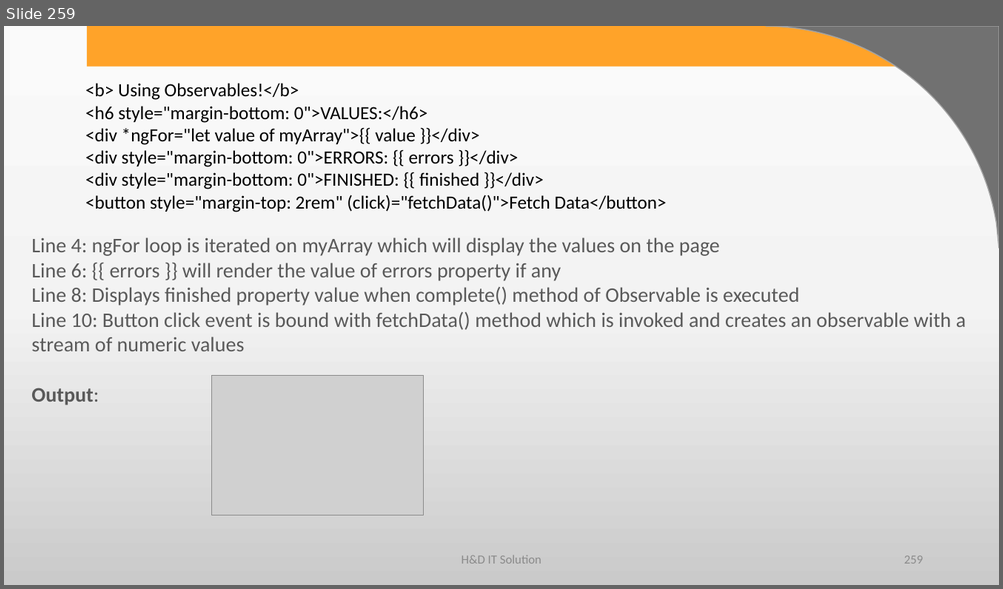
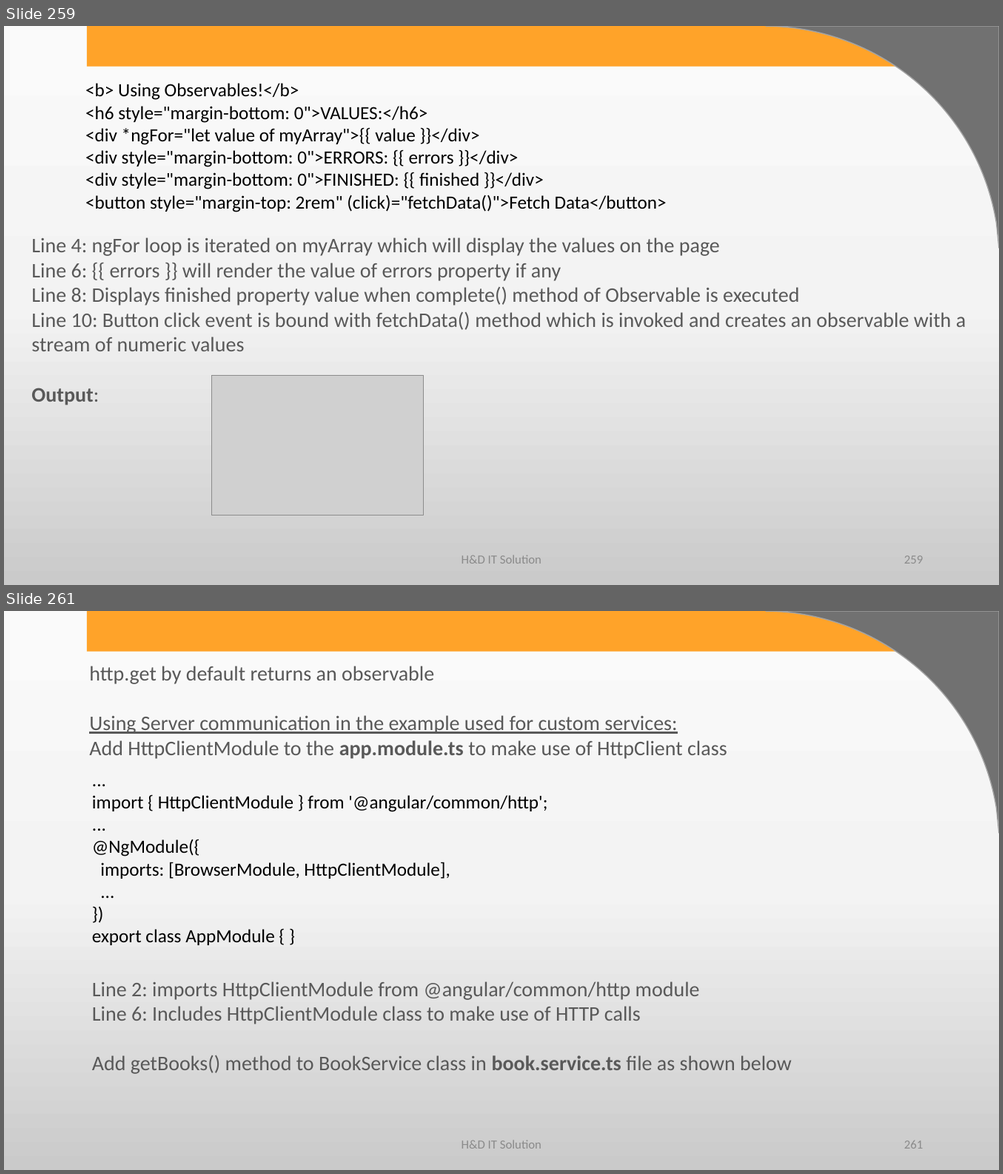
Before and after one commit to harshadasawant/forms, a slide deck: ppt/ANGULAR.pptx. Shown one above the other, each under a label of ours: slide 259 before the commit, slides 259 and 261 after it; the slides between them are not shown. The pictures are 1003x589 and 1003x1174 pixels, drawn with LibreOffice and Linux fonts; fonts in the diff are those of the drawing; grey boxes stand for pictures; background and template pictures are left out. Boxes give left, top, right and bottom in pixels: in the first picture for what was removed or moved away, otherwise in the second. Text is boxed around its words. In the diff, an @@ line names an element or a change of style, - is before the commit and + after.

```diff
--- a/ppt/ANGULAR.pptx
+++ b/ppt/ANGULAR.pptx
@@ slide 261 added at (4, 611, 999, 1170), background gradient #FBFBFB to #F4F4F4 to #CBCBCB; not listed: 2 template elements that a slide beside it also shows @@
@@ text added at (89, 666, 727, 759), 20 pt, text #595959 @@
+http.get by default returns an observable
+Using Server communication in the example used for custom services:
+Add HttpClientModule to the app.module.ts to make use of HttpClient class
@@ text added at (92, 795, 547, 945), 18 pt, text #000000 @@
+...
+import { HttpClientModule } from '@angular/common/http';
+...
+@NgModule({
+imports: [BrowserModule, HttpClientModule],
+...
+})
+export class AppModule { }
@@ text added at (92, 982, 791, 1074), 20 pt, text #595959 @@
+Line 2: imports HttpClientModule from @angular/common/http module
+Line 6: Includes HttpClientModule class to make use of HTTP calls
+Add getBooks() method to BookService class in book.service.ts file as shown below
@@ text added at (461, 1141, 541, 1149), 12 pt, text #8C8C8C @@
+H&D IT Solution
@@ page number added at (904, 1141, 922, 1149), 12 pt, text #8C8C8C @@
+261
```
Also in this commit, not shown: 22 other slides added, 2 other files.
